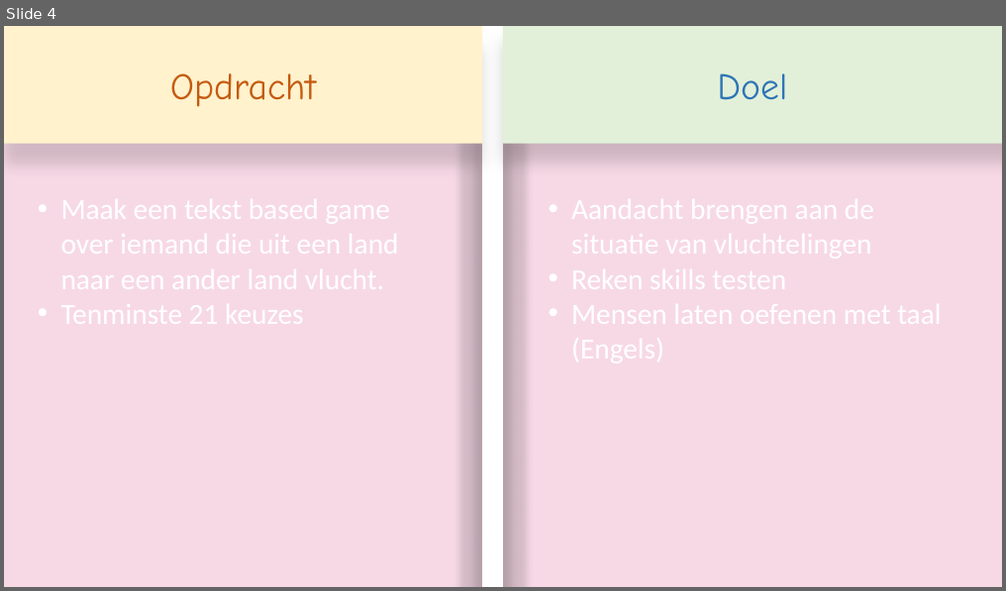
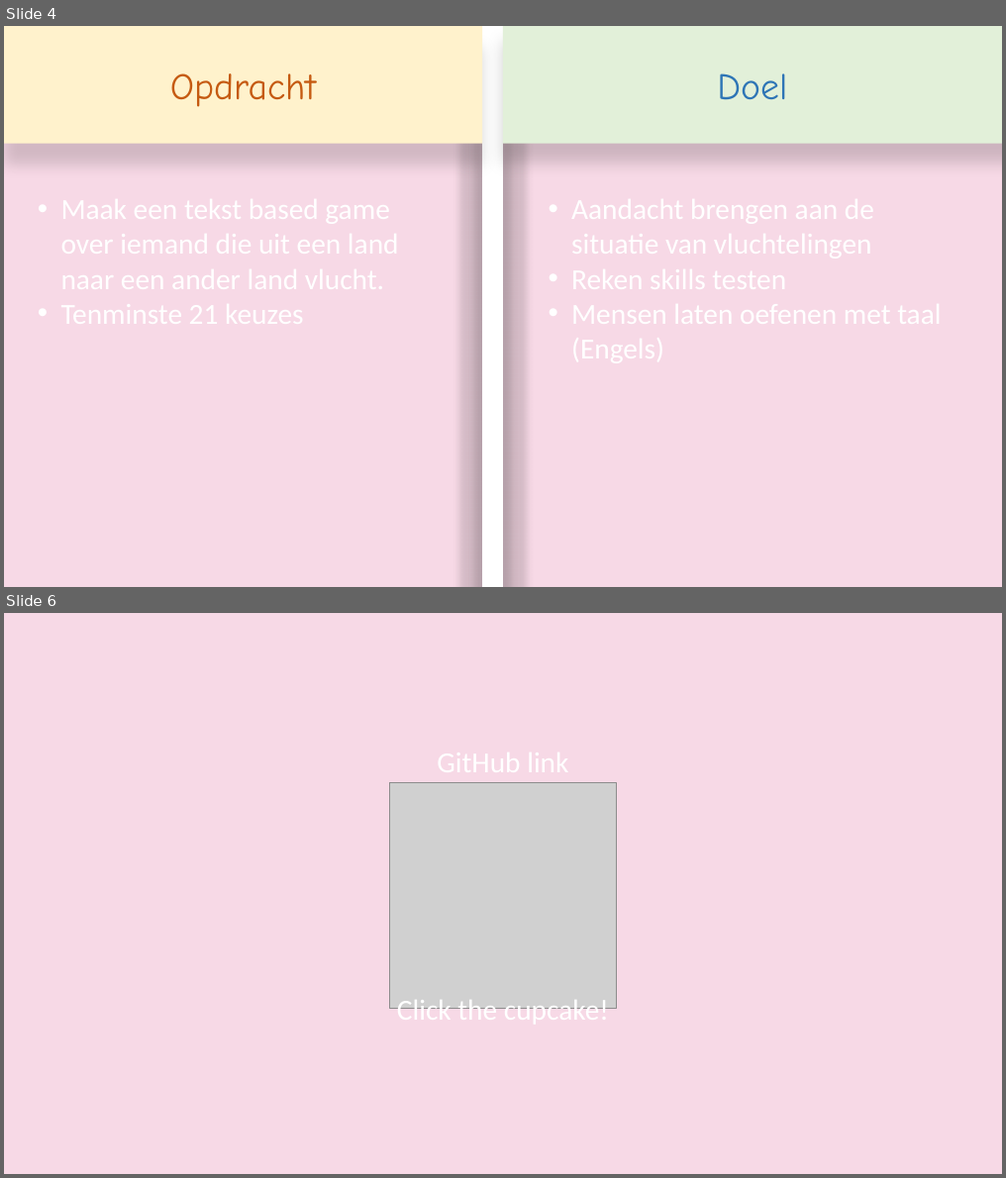
Before and after one commit to ElizaVoets/BO_opdracht_5, a slide deck: M1BO_HelloYou_Presentatie.pptx. Shown one above the other, each under a label of ours: slide 4 before the commit, slides 4 and 6 after it; the slides between them are not shown. The pictures are 1006x591 and 1006x1178 pixels, drawn with LibreOffice and Linux fonts; fonts in the diff are those of the drawing; grey boxes stand for pictures. Boxes give left, top, right and bottom in pixels: in the first picture for what was removed or moved away, otherwise in the second. Text is boxed around its words. In the diff, an @@ line names an element or a change of style, - is before the commit and + after.

```diff
--- a/M1BO_HelloYou_Presentatie.pptx
+++ b/M1BO_HelloYou_Presentatie.pptx
@@ slide 6 added at (4, 613, 1002, 1174), background #F7D9E6 @@
@@ picture added at (390, 783, 617, 1009) @@
@@ text added at (397, 1008, 609, 1009), 28 pt, text #FFFFFF @@
+Click the cupcake!
```
Also in this commit, not shown: 1 slide changed, 1 other slide added.
